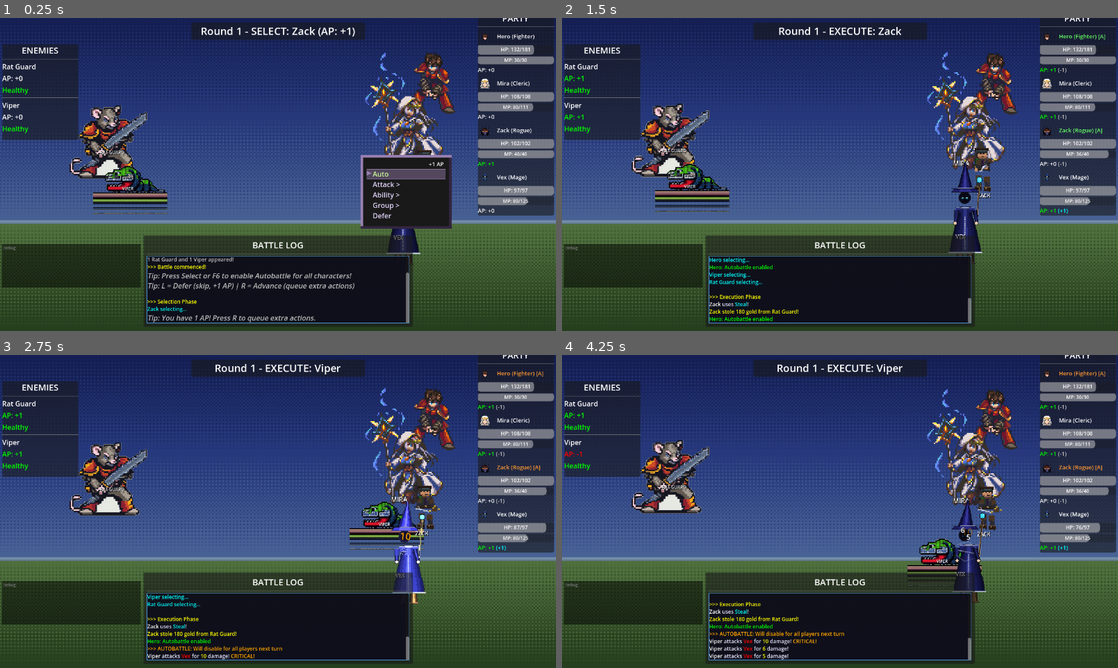
Above: before the commit, frames 1-4 (two rows, left to right).
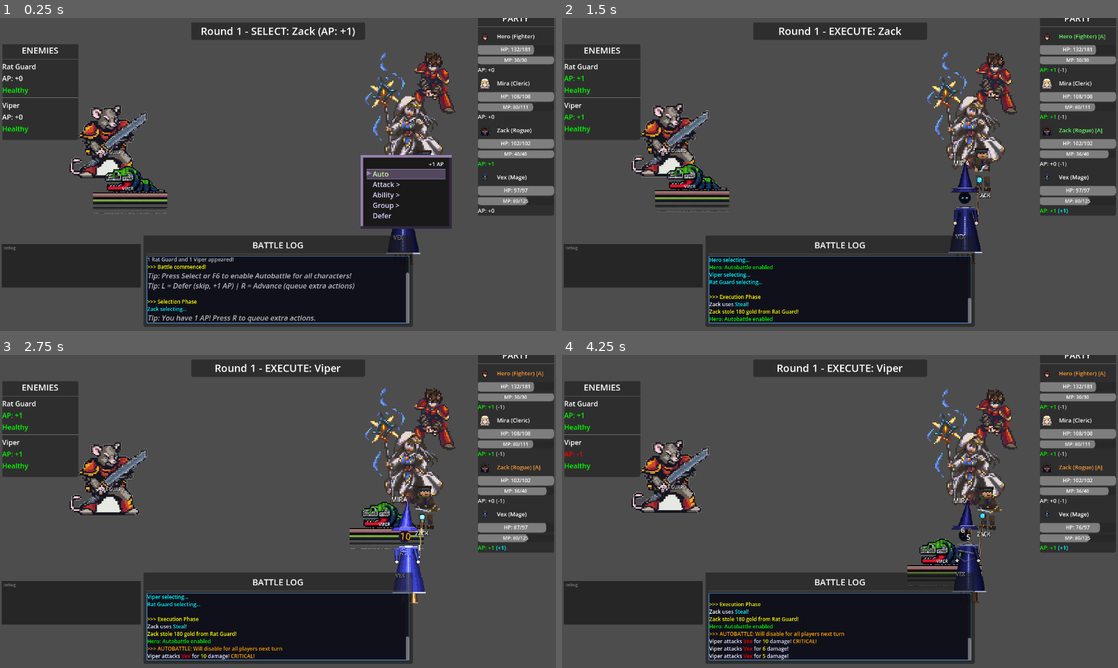
Above: after the commit, the same moments.

Repository: struktured-labs/cowardly-irregular
Game: Godot game, scene res://src/battle/BattleScene.tscn
Same seed, same stepped clock (60 frames per second), same inputs: the game is played once before the commit and once after it. This scene is started directly instead of the project's main scene.
Inputs (mouse positions are in pixels of both pictures, inside the frame that each line leads up to):
- Up to frame 1 (0.25 s): no input
- Up to frame 2 (1.5 s): tap Enter at 0.5 s; move the mouse to (962, 158) at 0.52 s; hold Right (ui_right) 0.53-1.25 s; hold R (battle_advance) 0.53-1.25 s; click (962, 158) at 0.67 s; tap Z (ui_accept) at 0.77, 1.07 s; drag from (728, 190) to (812, 237) at 1.27 s
- Up to frame 3 (2.75 s): move the mouse to (333, 442) at 2.02 s; hold Right (ui_right) from 2.03 s (still down); hold Tab (battle_toggle_auto) from 2.03 s (still down); click (333, 442) at 2.17 s
- Up to frame 4 (4.25 s): release Right (ui_right) at 2.75 s; release Tab (battle_toggle_auto) at 2.75 s; drag from (812, 574) to (673, 464) at 2.77 s; move the mouse to (1006, 558) at 3.52 s; hold Left (ui_left) from 3.53 s (still down); tap E (camera_rotate_right) at 3.6 s; click (1006, 558) at 3.67 s; tap Z (ui_accept) at 3.77, 4.07 s

The runs differ from the first frame. In frame 1, 59% of the frame differs, in the area x 0-100%, y 0-100%; in frame 2, 62%; in frame 3, 62%; in frame 4, 62%.

Commit message:
feat: add artist battle backdrop system with 5 pixel art backgrounds
Adds _try_load_artist_backdrop() to BattleBackground.gd — checks for PNG
art in assets/battle_backdrops/ before falling through to procedural
generation. Same pattern as CutsceneDirector's backdrop system. Artist
backdrops get time-of-day tinting applied automatically.

5 new 320x180 SNES-style pixel art battle backgrounds:
- battle_plains.png: blue sky, clouds, mountains, rolling green hills
- battle_cave.png: stalactites, stone walls, crystal formations, dim glow
- battle_forest.png: dense canopy, tree trunks, filtered light, mossy floor
- battle_village.png: dusk sky, buildings, glowing windows, lampposts
- battle_boss.png: crimson sky, lightning, broken pillars, floating embers

Co-Authored-By: Claude Opus 4.6 (1M context) <noreply@anthropic.com>

Diff:
--- a/src/battle/BattleBackground.gd
+++ b/src/battle/BattleBackground.gd
@@ -112,6 +112,19 @@
 var current_time_of_day: TimeOfDay = TimeOfDay.DAY
 var _background_elements: Array[Node] = []
 
+## Artist backdrop — when present, replaces procedural generation
+var _using_artist_backdrop: bool = false
+var _artist_backdrop_rect: TextureRect = null
+
+## Terrain name → backdrop image path mapping
+const BACKDROP_PATHS = {
+	TerrainType.PLAINS: "res://assets/battle_backdrops/battle_plains.png",
+	TerrainType.CAVE: "res://assets/battle_backdrops/battle_cave.png",
+	TerrainType.FOREST: "res://assets/battle_backdrops/battle_forest.png",
+	TerrainType.VILLAGE: "res://assets/battle_backdrops/battle_village.png",
+	TerrainType.BOSS: "res://assets/battle_backdrops/battle_boss.png",
+}
+
 ## Seed-based RNG for reproducible but varied backgrounds
 var background_seed: int = 0
 var _rng: RandomNumberGenerator = RandomNumberGenerator.new()
@@ -277,6 +290,12 @@
 	"""Immediately clear and redraw the background without any transition"""
 	_sky_rect = null
 	_sky_base_modulate = Color.WHITE
+	_using_artist_backdrop = false
+
+	# Clear artist backdrop if present
+	if _artist_backdrop_rect and is_instance_valid(_artist_backdrop_rect):
+		_artist_backdrop_rect.queue_free()
+		_artist_backdrop_rect = null
 
 	# Clear existing elements
 	for element in _background_elements:
@@ -303,6 +322,10 @@
 	# Ensure layers exist
 	if not _layer_far:
 		_setup_layers()
+
+	# Try artist backdrop first — if available, skip procedural generation
+	if _try_load_artist_backdrop():
+		return
 
 	var viewport_size = get_viewport_rect().size
 	var base_palette = TERRAIN_PALETTES.get(current_terrain, TERRAIN_PALETTES[TerrainType.PLAINS])
@@ -330,6 +353,42 @@
 
 	# Ambient particles for all terrains
 	_spawn_ambient_particles(viewport_size, palette)
+
+
+func _try_load_artist_backdrop() -> bool:
+	"""Try to load an artist-made backdrop image for the current terrain.
+	Returns true if loaded, false to fall through to procedural generation."""
+	var path = BACKDROP_PATHS.get(current_terrain, "")
+	if path == "" or not ResourceLoader.exists(path):
+		return false
+
+	var tex = load(path) as Texture2D
+	if not tex:
+		return false
+
+	_artist_backdrop_rect = TextureRect.new()
+	_artist_backdrop_rect.texture = tex
+	_artist_backdrop_rect.set_anchors_preset(Control.PRESET_FULL_RECT)
+	_artist_backdrop_rect.stretch_mode = TextureRect.STRETCH_KEEP_ASPECT_COVERED
+	_artist_backdrop_rect.expand_mode = TextureRect.EXPAND_IGNORE_SIZE
+	_artist_backdrop_rect.mouse_filter = Control.MOUSE_FILTER_IGNORE
+	add_child(_artist_backdrop_rect)
+	move_child(_artist_backdrop_rect, 0)
+
+	# Apply time-of-day tinting to artist backdrops
+	var tint_data = TIME_TINTS.get(current_time_of_day, TIME_TINTS[TimeOfDay.DAY])
+	var tint = Color(
+		1.0 + tint_data["r"],
+		1.0 + tint_data["g"],
+		1.0 + tint_data["b"],
+		1.0
+	) * (1.0 + tint_data["brightness"])
+	_artist_backdrop_rect.modulate = tint
+
+	_sky_rect = _artist_backdrop_rect
+	_sky_base_modulate = tint
+	_using_artist_backdrop = true
+	return true
 
 
 func _add_to_layer(element: Node, layer: Control) -> void:
Binary file added: assets/battle_backdrops/battle_boss.png
Binary file added: assets/battle_backdrops/battle_cave.png
Binary file added: assets/battle_backdrops/battle_forest.png
Binary file added: assets/battle_backdrops/battle_plains.png
Binary file added: assets/battle_backdrops/battle_village.png
